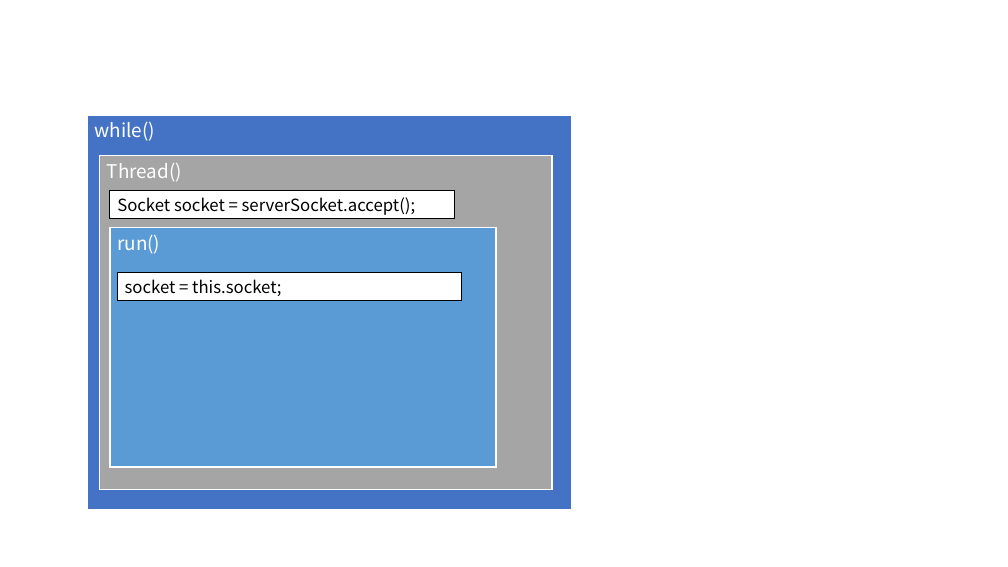
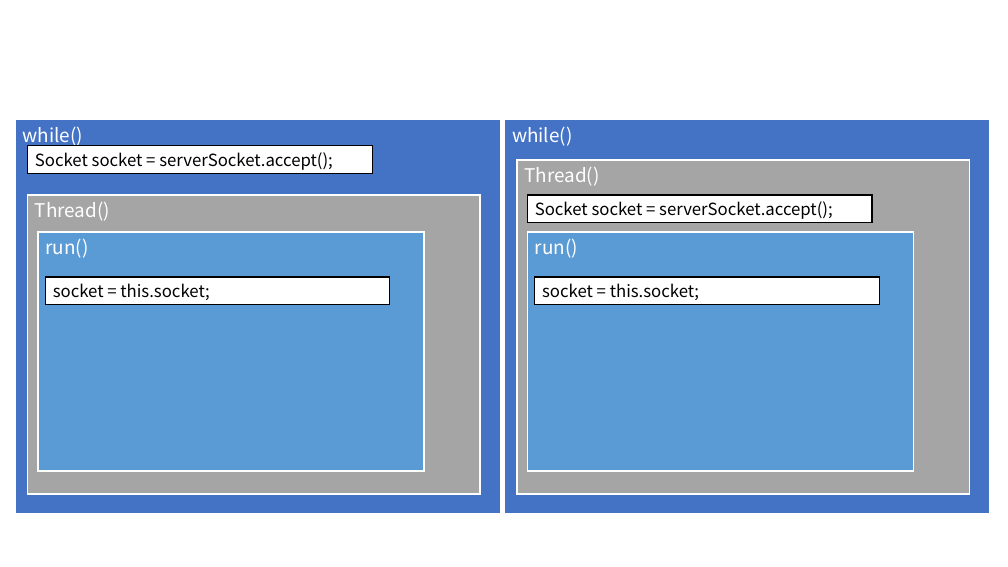
Before and after one commit to Dingadung/2022-study-workspace, a slide deck: slide 12 of study-note/자바/2022-08-25 내용정리.pptx. Drawn at 1008x567 pixels with LibreOffice and Linux fonts; fonts in the diff are those of the drawing. Boxes give left, top, right and bottom in pixels: in the first picture for what was removed or moved away, otherwise in the second. Text is boxed around its words. In the diff, an @@ line names an element or a change of style, - is before the commit and + after.

```diff
--- a/study-note/자바/2022-08-25 내용정리.pptx
+++ b/study-note/자바/2022-08-25 내용정리.pptx
@@ rectangle added at [15,119,501,514], fill #4472C4, outline #FFFFFF 1.5 pt, 18 pt, text #FFFFFF @@
+while()
@@ rectangle "while()": place and size @@
-rectangle "while()" at [87,115,572,510]
+rectangle "while()" at [504,119,990,514]
@@ rectangle added at [27,146,372,174], fill #FFFFFF, outline #000000 1 pt, 16 pt, text #000000 @@
+Socket socket = serverSocket.accept();
@@ rectangle added at [27,195,480,495], fill #A5A5A5, outline #FFFFFF 1.5 pt, 18 pt, text #FFFFFF @@
+Thread()
@@ rectangle added at [38,232,424,471], fill #5B9BD5, outline #FFFFFF 1.5 pt, 18 pt, text #FFFFFF @@
+run()
@@ rectangle added at [45,277,390,305], fill #FFFFFF, outline #000000 1 pt, 16 pt, text #000000 @@
+socket = this.socket;
@@ 4 rectangles: place and size @@
-4 rectangles at [99,156,552,490]
+4 rectangles at [517,160,970,495]
```
Also in this commit, not shown: 3 slides added, 3 slides removed, 9 other files.
